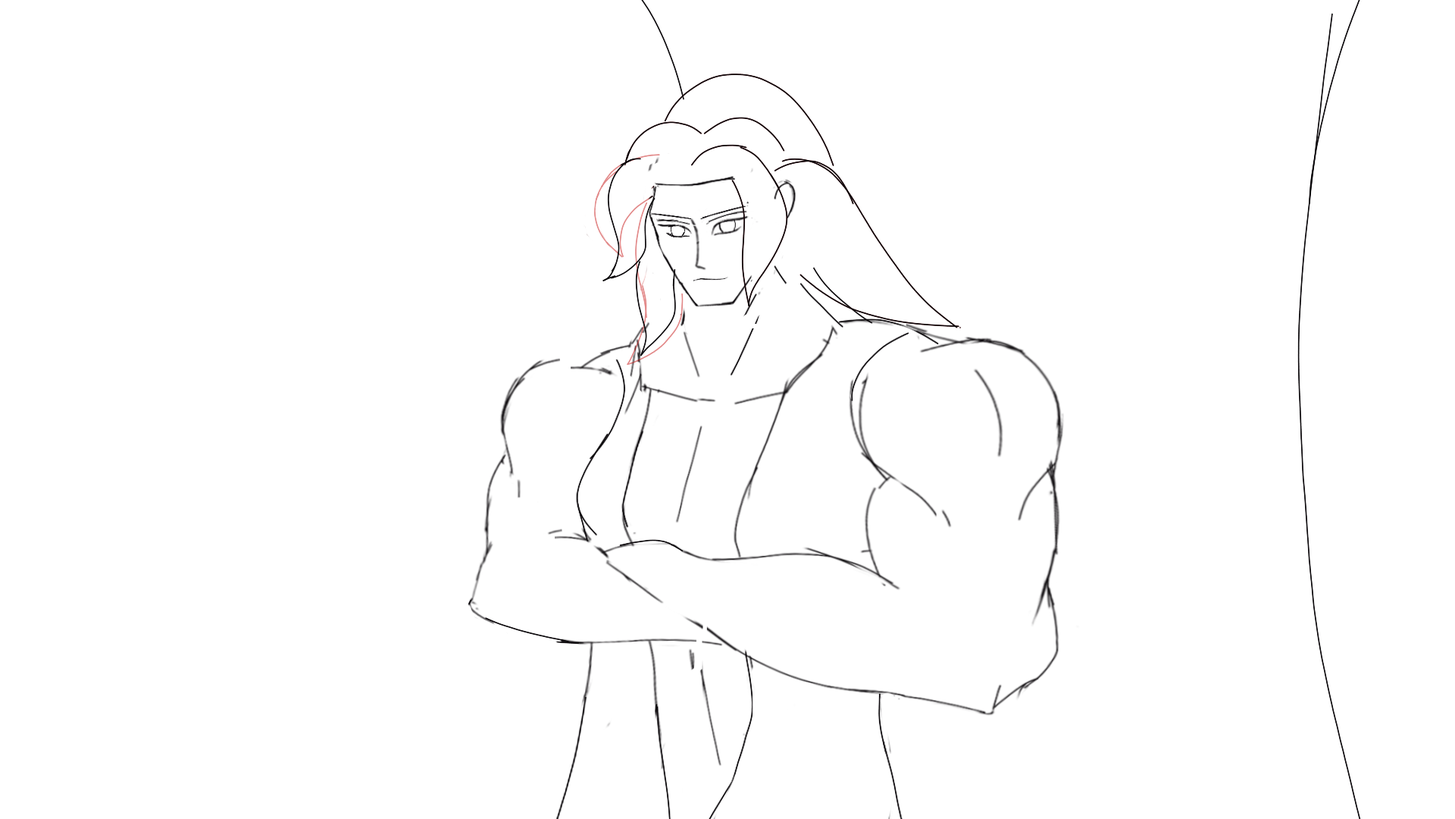
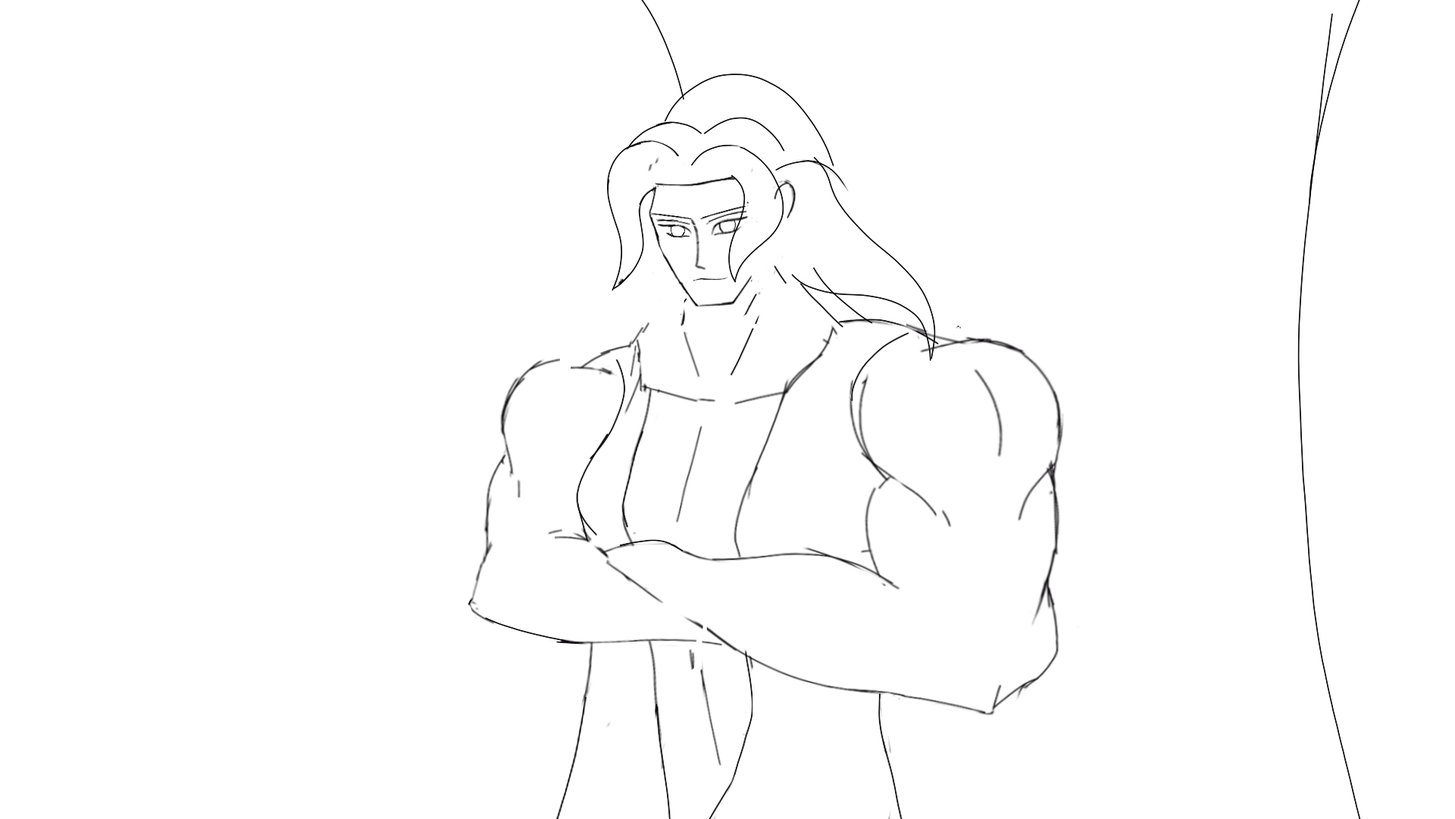
Layers edited between the first and the second 1455×819 image:
painted on "Paint Layer 6" (1st of 2, in "Group 5") over [583, 73, 962, 366]
added layer "Paint Layer 6" (2nd of 2, in "Group 5") in group "Group 5" over [583, 73, 962, 340]
painted on "Paint Layer 2" over [583, 73, 962, 366]
